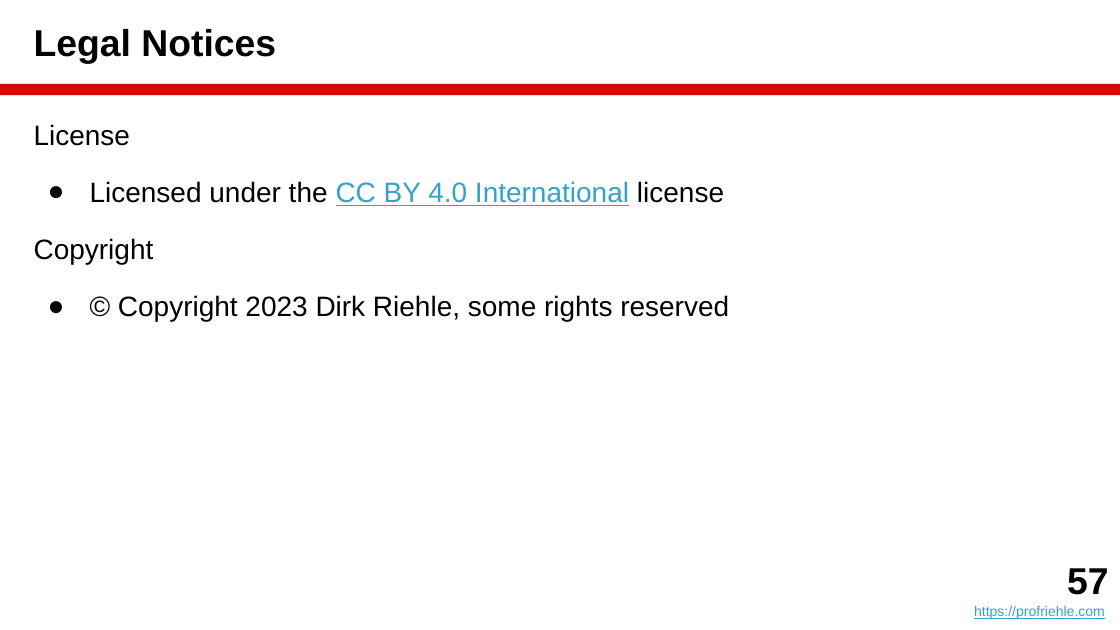
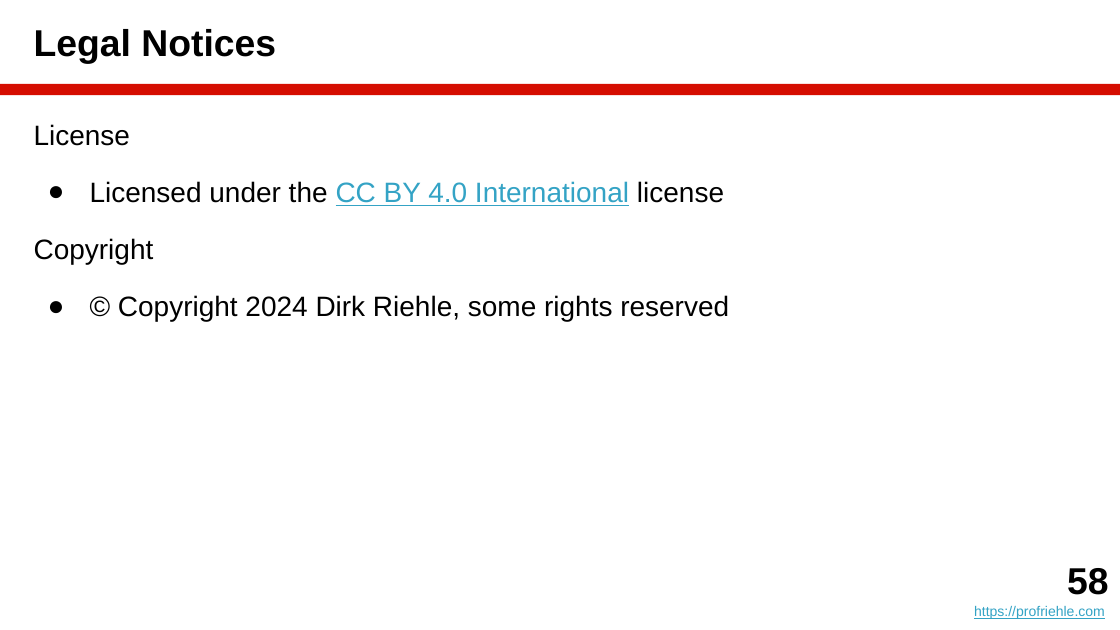
Before and after one commit to dirkriehle/amos-course, a slide deck: slide 58 of Lecture slides/AMOS B01 - Team and Tools.pptx (slide 57 before the commit). Drawn at 1120x630 pixels with LibreOffice and Linux fonts; fonts in the diff are those of the drawing. Boxes give left, top, right and bottom in pixels: in the first picture for what was removed or moved away, otherwise in the second. Text is boxed around its words. In the diff, an @@ line names an element or a change of style, - is before the commit and + after.

```diff
--- a/Lecture slides/AMOS B01 - Team and Tools.pptx
+++ b/Lecture slides/AMOS B01 - Team and Tools.pptx
@@ text at (x1=118, y1=295, x2=729, y2=322): text changed @@
-● © Copyright 2023 Dirk Riehle, some rights reserved
+● © Copyright 2024 Dirk Riehle, some rights reserved
@@ text at (x1=1067, y1=568, x2=1108, y2=595): text changed @@
-57
+58
```
Also in this commit, not shown: 4 other slides changed, 1 slide added, 15 other files.
